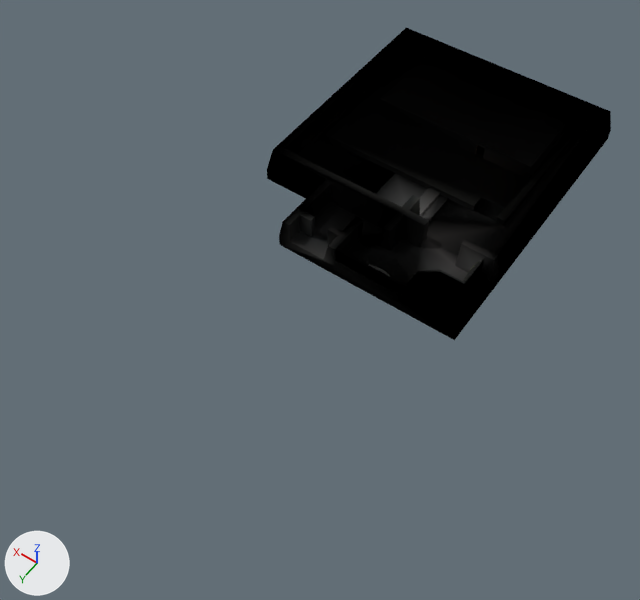
Two versions of the Blender file conc.blend, one commit apart.
Camera for both pictures: a 50 mm camera at (-46.0, 98.1, 97.2) aimed at (-1.5, 35.8, -0.8). Arrows for +X, +Y and +Z are at lower left; the lights stay in place. The first picture is the older version.
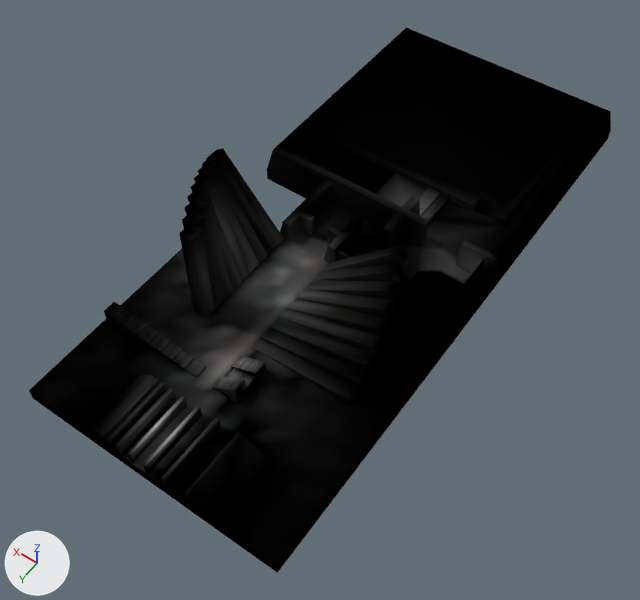
The newer file is also turned or shifted as a whole; pictures and numbers use the older file's frame.

Boxes [x1, y1, x2, y2] around the edits, measured in the pictures (640 x 600 px):
```json
{"object": "TestingGround", "change": "added", "after": [29, 148, 456, 573]}
{"object": "Cube.001", "change": "unchanged, covered by the edit", "before": [380, 56, 572, 179]}
```

The change, as JSON lines over the scene's bpy script:
```json
{"op": "add", "block": "me_cube_004", "code": ["me_cube_004 = bpy.data.meshes.new('Cube.004')", "me_cube_004.from_pydata(...)  # 2896 vertices, 2796 faces; spans x -20.0..20.9, y 0.0..40.0, z -2.0..16.0", "me_cube_004.materials.append(mat_conc)  # its picture is missing"]}
{"op": "add", "block": "ob_testingground", "code": ["ob_testingground = bpy.data.objects.new('TestingGround', me_cube_004)", "ob_testingground.location = (0.0, 30.0, 0.0)"]}
```
